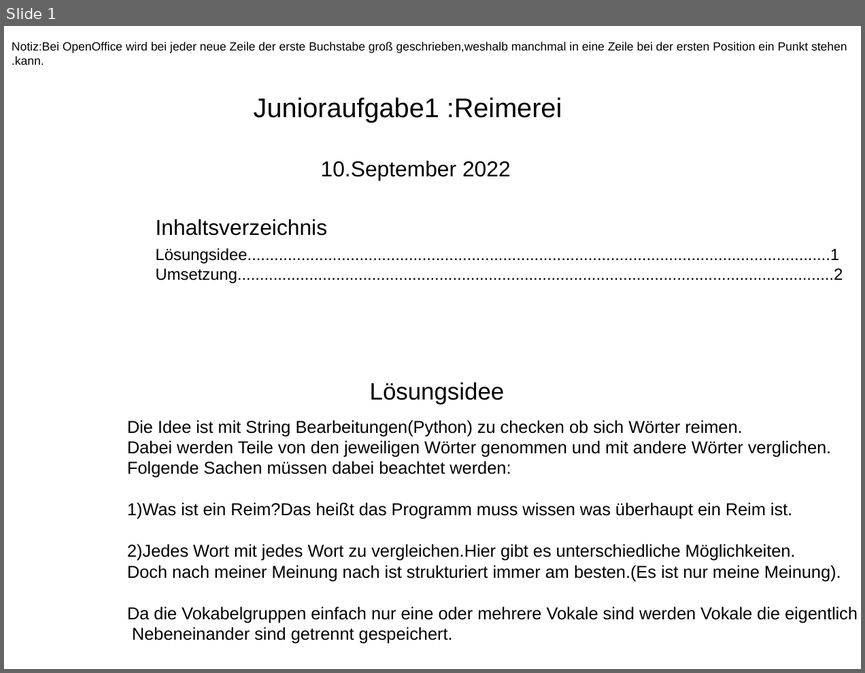
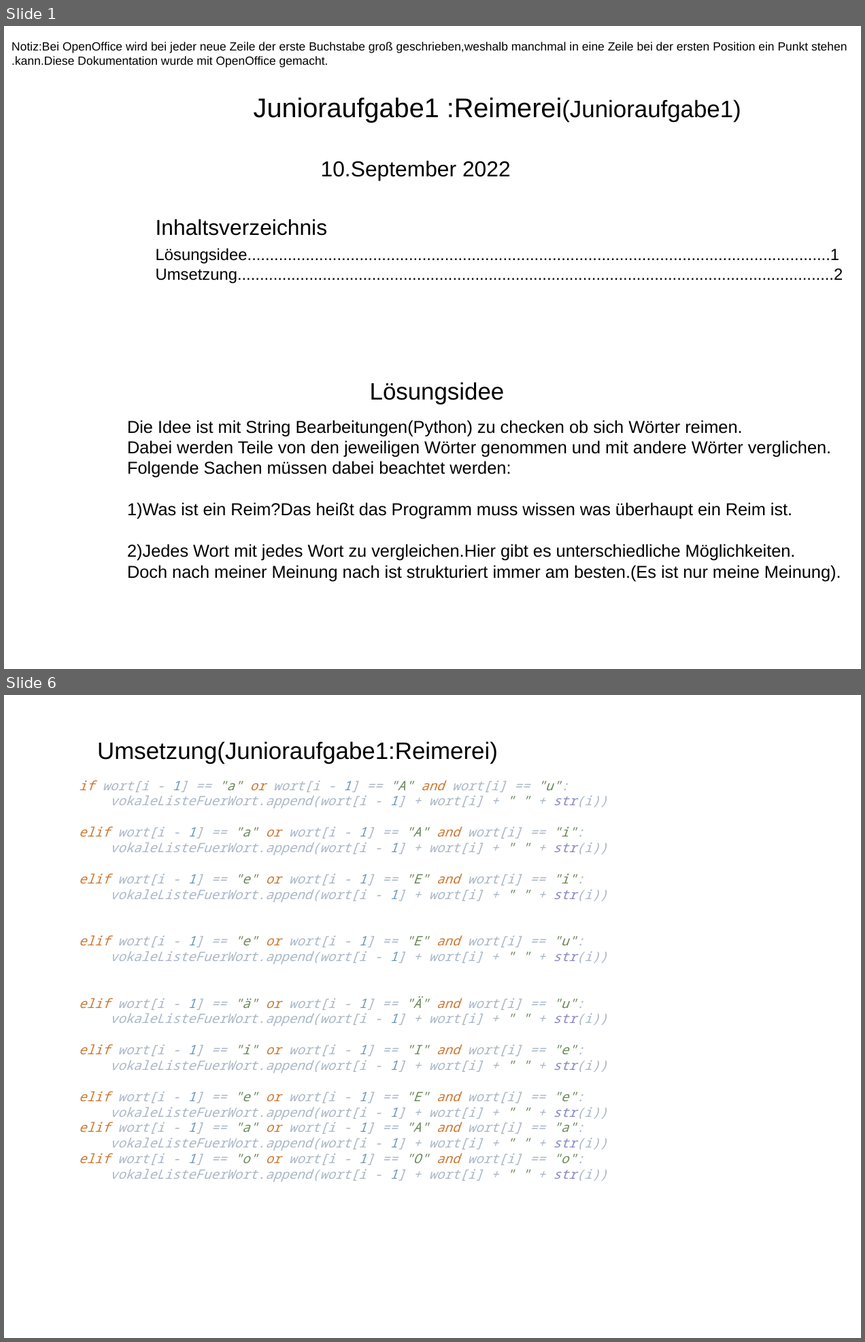
Before and after one commit to HalfHeartGuy/Jugendwettbewerb_archive, a slide deck: aktueell_JWINF2022/Task1/DokumentationErsteAufgabeJWBINF2022.odp. Shown one above the other, each under a label of ours: slide 1 before the commit, slides 1 and 6 after it; the slides between them are not shown. The pictures are 865x673 and 865x1342 pixels, drawn with LibreOffice and Linux fonts; fonts in the diff are those of the drawing. Boxes give left, top, right and bottom in pixels: in the first picture for what was removed or moved away, otherwise in the second. Text is boxed around its words. In the diff, an @@ line names an element or a change of style, - is before the commit and + after.

```diff
--- a/aktueell_JWINF2022/Task1/DokumentationErsteAufgabeJWBINF2022.odp
+++ b/aktueell_JWINF2022/Task1/DokumentationErsteAufgabeJWBINF2022.odp
@@ slide 6 added at bbox=[4, 695, 861, 1338], background #FFFFFF @@
@@ text added at bbox=[97, 741, 498, 764], 22 pt, text #000000 @@
+Umsetzung(Junioraufgabe1:Reimerei)
@@ text added at bbox=[79, 780, 607, 1182], 12 pt, text #A9B7C6, italic @@
+if wort[i - 1] == "a" or wort[i - 1] == "A" and wort[i] == "u":
+vokaleListeFuerWort.append(wort[i - 1] + wort[i] + " " + str(i))
+elif wort[i - 1] == "a" or wort[i - 1] == "A" and wort[i] == "i":
+vokaleListeFuerWort.append(wort[i - 1] + wort[i] + " " + str(i))
+elif wort[i - 1] == "e" or wort[i - 1] == "E" and wort[i] == "i":
+vokaleListeFuerWort.append(wort[i - 1] + wort[i] + " " + str(i))
+elif wort[i - 1] == "e" or wort[i - 1] == "E" and wort[i] == "u":
+vokaleListeFuerWort.append(wort[i - 1] + wort[i] + " " + str(i))
+elif wort[i - 1] == "ä" or wort[i - 1] == "Ä" and wort[i] == "u":
+vokaleListeFuerWort.append(wort[i - 1] + wort[i] + " " + str(i))
+elif wort[i - 1] == "i" or wort[i - 1] == "I" and wort[i] == "e":
+vokaleListeFuerWort.append(wort[i - 1] + wort[i] + " " + str(i))
+elif wort[i - 1] == "e" or wort[i - 1] == "E" and wort[i] == "e":
+vokaleListeFuerWort.append(wort[i - 1] + wort[i] + " " + str(i))
+elif wort[i - 1] == "a" or wort[i - 1] == "A" and wort[i] == "a":
+vokaleListeFuerWort.append(wort[i - 1] + wort[i] + " " + str(i))
+elif wort[i - 1] == "o" or wort[i - 1] == "O" and wort[i] == "o":
+vokaleListeFuerWort.append(wort[i - 1] + wort[i] + " " + str(i))
@@ slide 1 changed as well @@
@@ text at bbox=[11, 56, 328, 67]: text changed @@
-.kann.
+.kann.Diese Dokumentation wurde mit OpenOffice gemacht.
@@ text at bbox=[254, 97, 740, 122]: text changed @@
-Junioraufgabe1 :Reimerei
+Junioraufgabe1 :Reimerei(Junioraufgabe1)
@@ text at bbox=[127, 606, 857, 643]: paragraphs removed @@
-Da die Vokabelgruppen einfach nur eine oder mehrere Vokale sind werden Vokale die eigentlich
-Nebeneinander sind getrennt gespeichert.
```
Also in this commit, not shown: 1 other slide changed, 3 other slides added, 1 slide removed, 1 other file.
